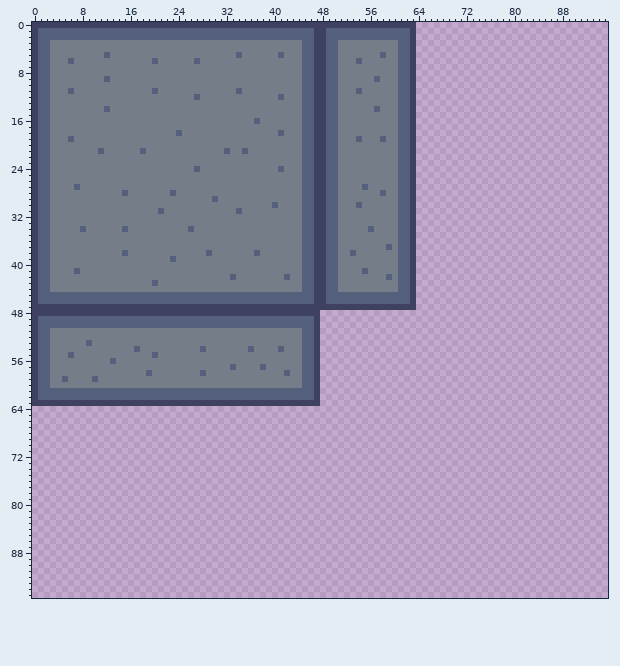
A pixel-art file gets an edit: Assets/Art/GroundTilesAsperiteFile.aseprite. The picture above is the old version.
96x96 pixels, 1 frame.
Now the later version:
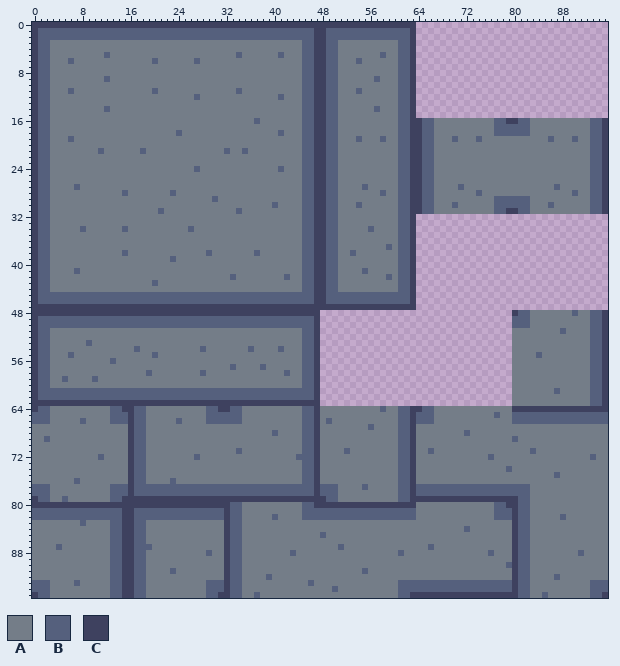
Palette (. is transparent): A #747d88  B #55607d  C #3e415f
From old to new:
Changed rows in their new state; - is an unchanged pixel.
first column x 64:
16 CBBAAAAAAAAAABBCCBBAAAAAAAAAABBC
17 CBBAAAAAAAAAABBBBBBAAAAAAAAAABBC
18 CBBAAAAAAAAAABBBBBBAAAAAAAAAABBC
19 CBBAAABAAABAAAAAAAAAAABAAABAABBC
20 CBBAAAAAAAAAAAAAAAAAAAAAAAAAABBC
21 CBBAAAAAAAAAAAAAAAAAAAAAAAAAABBC
22 CBBAAAAAAAAAAAAAAAAAAAAAAAAAABBC
23 CBBAAAAAAAAAAAAAAAAAAAAAAAAAABBC
24 CBBAAAAAAAAAAAAAAAAAAAAAAAAAABBC
25 CBBAAAAAAAAAAAAAAAAAAAAAAAAAABBC
26 CBBAAAAAAAAAAAAAAAAAAAAAAAAAABBC
27 CBBAAAABAAAAAAAAAAAAAAABAAAAABBC
28 CBBAAAAAAABAAAAAAAAAAAAAAABAABBC
29 CBBAAAAAAAAAABBBBBBAAAAAAAAAABBC
30 CBBAAABAAAAAABBBBBBAAABAAAAAABBC
31 CBBAAAAAAAAAABBCCBBAAAAAAAAAABBC
first column x 0:
48 --------------------------------------------------------------------------------CBBAAAAAAABAABBC
49 --------------------------------------------------------------------------------BBBAAAAAAAAAABBC
50 --------------------------------------------------------------------------------BBBAAAAAAAAAABBC
51 --------------------------------------------------------------------------------AAAAAAAABAAAABBC
52 --------------------------------------------------------------------------------AAAAAAAAAAAAABBC
53 --------------------------------------------------------------------------------AAAAAAAAAAAAABBC
54 --------------------------------------------------------------------------------AAAAAAAAAAAAABBC
55 --------------------------------------------------------------------------------AAAABAAAAAAAABBC
56 --------------------------------------------------------------------------------AAAAAAAAAAAAABBC
57 --------------------------------------------------------------------------------AAAAAAAAAAAAABBC
58 --------------------------------------------------------------------------------AAAAAAAAAAAAABBC
59 --------------------------------------------------------------------------------AAAAAAAAAAAAABBC
60 --------------------------------------------------------------------------------AAAAAAAAAAAAABBC
61 --------------------------------------------------------------------------------AAAAAAABAAAAABBC
62 --------------------------------------------------------------------------------AAAAAAAAAAAAABBC
63 --------------------------------------------------------------------------------AAAAAAAAAAAAABBC
64 CBBAAAAAAAAAABBCCBBAAAAAAAAAABBCCBBAAAAAAAAAABBCAAAAAAAAAABAABBCCBBAAAAAAAAAAAAACCCCCCCCCCCCCCCC
65 BBBAAAAAAAAAABBBCBBAAAAAAAAAABBBBBBAAAAAAAAAABBCAAAAAAAAAAAAABBCBBBAAAAAAAAAABAABBBBBBBBBBBBBBBB
66 BBBAAAAABAAAABBBCBBAAAAABAAAABBBBBBAAAAAAAAAABBCABAAAAAAAAAAABBCBBBAAAAAAAAAAAAABBBBBBBBBBBBBBBB
67 AAAAAAAAAAAAAAAACBBAAAAAAAAAAAAAAAAAAAAAAAAAABBCAAAAAAAABAAAABBCAAAAAAAAAAAAAAAAAAAAAAAAAAAAAAAA
68 AAAAAAAAAAAAAAAACBBAAAAAAAAAAAAAAAAAAAAABAAAABBCAAAAAAAAAAAAABBCAAAAAAAABAAAAAAAAAAAAAAAAAAAAAAA
69 AABAAAAAAAAAAAAACBBAAAAAAAAAAAAAAAAAAAAAAAAAABBCAAAAAAAAAAAAABBCAAAAAAAAAAAAAAAABAAAAAAAAAAAAAAA
70 AAAAAAAAAAAAAAAACBBAAAAAAAAAAAAAAAAAAAAAAAAAABBCAAAAAAAAAAAAABBCAAAAAAAAAAAAAAAAAAAAAAAAAAAAAAAA
71 AAAAAAAAAAAAAAAACBBAAAAAAAAAAAAAAABAAAAAAAAAABBCAAAABAAAAAAAABBCAABAAAAAAAAAAAAAAAABAAAAAAAAAAAA
72 AAAAAAAAAAABAAAACBBAAAAAAAABAAAAAAAAAAAAAAAABBBCAAAAAAAAAAAAABBCAAAAAAAAAAAABAAAAAAAAAAAAAAAABAA
73 AAAAAAAAAAAAAAAACBBAAAAAAAAAAAAAAAAAAAAAAAAAABBCAAAAAAAAAAAAABBCAAAAAAAAAAAAAAAAAAAAAAAAAAAAAAAA
74 AAAAAAAAAAAAAAAACBBAAAAAAAAAAAAAAAAAAAAAAAAAABBCAAAAAAAAAAAAABBCAAAAAAAAAAAAAAABAAAAAAAAAAAAAAAA
75 AAAAAAAAAAAAAAAACBBAAAAAAAAAAAAAAAAAAAAAAAAAABBCAAAAAAAAAAAAABBCAAAAAAAAAAAAAAAAAAAAAAABAAAAAAAA
76 AAAAAAABAAAAAAAACBBAAAABAAAAAAAAAAAAAAAAAAAAABBCAAAAAAAAAAAAABBCAAAAAAAAAAAAAAAAAAAAAAAAAAAAAAAA
77 BBBAAAAAAAAAABBBCBBBBBBBBBBBBBBBBBBBBBBBBBBBBBBCBBBAAAABAAAAABBCBBBBBBBBBBBBBBBBBBBAAAAAAAAAAAAA
78 BBBAAAAAAAAAABBBCBBBBBBBBBBBBBBBBBBBBBBBBBBBBBBCBBBAAAAAAAAAABBCBBBBBBBBBBBBBBBBBBBAAAAAAAAAAAAA
79 CBBAABAAAAAAABBCCCCCCCCCCCCCCCCCCCCCCCCCCCCCCCCCCBBAAAAAAAAAABBCCCCCCCCCCCCCCCCCCBBAAAAAAAAAAAAA
80 CCCCCCCCCCCCCCCCCCCCCCCCCCCCCCCCCBBAAAAAAAAAABBCCCCCCCCCCCCCCCCCAAAAAAAAAAAAABBCCBBAAAAAAAAAAAAA
81 BBBBBBBBBBBBBBBCCBBBBBBBBBBBBBBBCBBAAAAAAAAAABBBBBBBBBBBBBBBBBBBAAAAAAAAAAAAABBBCBBAAAAAAAAAAAAA
82 BBBBBBBBBBBBBBBCCBBBBBBBBBBBBBBBCBBAAAAABAAAABBBBBBBBBBBBBBBBBBBAAAAAAAAAAAAABBBCBBAAAAABAAAAAAA
83 AAAAAAAABAAAABBCCBBAAAAAAAAAAAAACBBAAAAAAAAAAAAAAAAAAAAAAAAAAAAAAAAAAAAAAAAAAAAACBBAAAAAAAAAAAAA
84 AAAAAAAAAAAAABBCCBBAAAAAAAAAAAAACBBAAAAAAAAAAAAAAAAAAAAAAAAAAAAAAAAAAAAABAAAAAAACBBAAAAAAAAAAAAA
85 AAAAAAAAAAAAABBCCBBAAAAAAAAAAAAACBBAAAAAAAAAAAAABAAAAAAAAAAAAAAAAAAAAAAAAAAAAAAACBBAAAAAAAAAAAAA
86 AAAAAAAAAAAAABBCCBBAAAAAAAAAAAAACBBAAAAAAAAAAAAAAAAAAAAAAAAAAAAAAAAAAAAAAAAAAAAACBBAAAAAAAAAAAAA
87 AAAABAAAAAAAABBCCBBBAAAAAAAAAAAACBBAAAAAAAAAAAAAAAABAAAAAAAAAAAAAABAAAAAAAAAAAAACBBAAAAAAAAAAAAA
88 AAAAAAAAAAAAABBCCBBAAAAAAAAAABAACBBAAAAAAAABAAAAAAAAAAAAAAAAABAAAAAAAAAAAAAABAAACBBAAAAAAAABAAAA
89 AAAAAAAAAAAAABBCCBBAAAAAAAAAAAAACBBAAAAAAAAAAAAAAAAAAAAAAAAAAAAAAAAAAAAAAAAAAAAACBBAAAAAAAAAAAAA
90 AAAAAAAAAAAAABBCCBBAAAAAAAAAAAAACBBAAAAAAAAAAAAAAAAAAAAAAAAAAAAAAAAAAAAAAAAAAAABCBBAAAAAAAAAAAAA
91 AAAAAAAAAAAAABBCCBBAAAABAAAAAAAACBBAAAAAAAAAAAAAAAAAAAABAAAAAAAAAAAAAAAAAAAAAAAACBBAAAAAAAAAAAAA
92 AAAAAAAAAAAAABBCCBBAAAAAAAAAAAAACBBAAAABAAAAAAAAAAAAAAAAAAAAAAAAAAAAAAAAAAAAAAAACBBAAAABAAAAAAAA
93 BBBAAAABAAAAABBCCBBAAAAAAAAAABBBCBBAAAAAAAAAAABAAAAAAAAAAAAAABBBBBBBBBBBBBBBBBBBCBBAAAAAAAAAABBB
94 BBBAAAAAAAAAABBCCBBAAAAAAAAAABBBCBBAAAAAAAAAAAAAAABAAAAAAAAAABBBBBBBBBBBBBBBBBBBCBBAAAAAAAAAABBB
95 CBBAAAAAAAAAABBCCBBAAAAAAAAAABBCCBBAABAAAAAAAAAAAAAAAAAAAAAAABBCCCCCCCCCCCCCCCCCCBBAABAAAAAAABBC
Where, in picture pixels (left, top, right, bottom), the same in both pictures:
added: (416, 118, 608, 214)
added: (32, 310, 608, 598)
